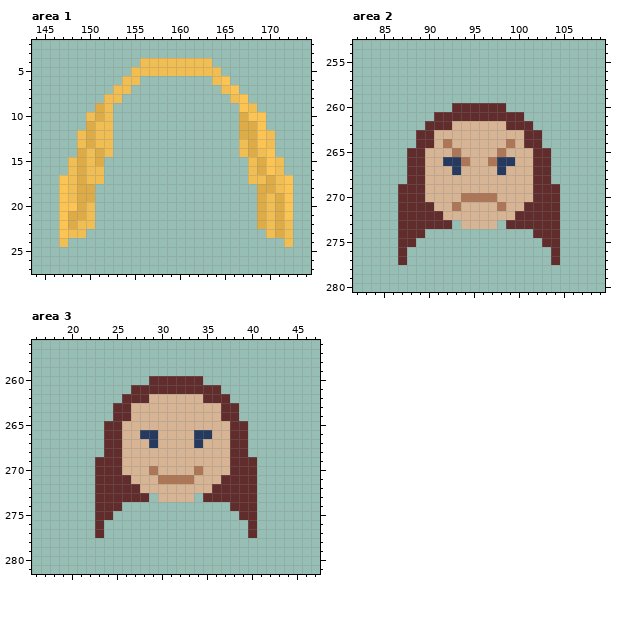
Pixel-art file, stored at assets/personas.aseprite. The picture above was drawn from the file before the commit.
512x512 pixels, 1 frame. Colours within 5 levels of each other are drawn and written as one. Shown: area 1: x 144..174, y 2..27; area 2: x 82..109, y 253..280; area 3: x 16..47, y 256..281.
Now the later version:
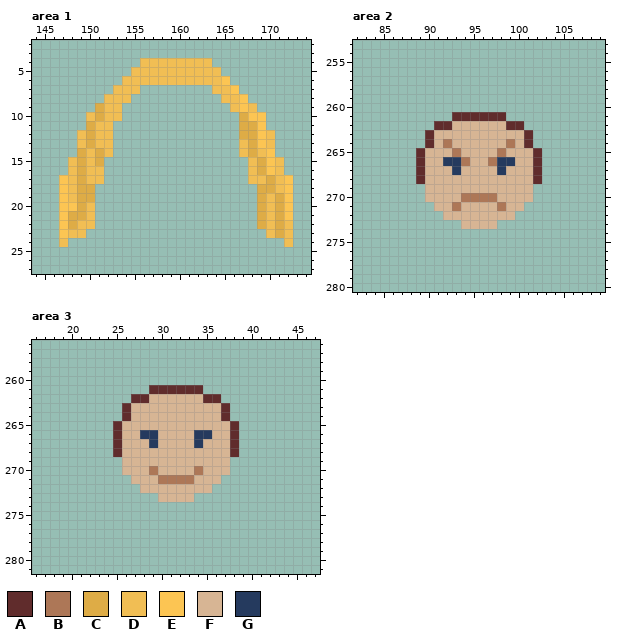
Palette (. is transparent): A #602c2c  B #ad7757  C #deac46  D #f1be54  E #fcc553  F #d7b594  G #253a5e
Changes in this commit:
Area 1, layer "Faces":
y 6: x 156..163 ........ -> DDDDDDDD
y 7: x 155 . -> D; x 164 . -> D
y 8: x 154 . -> D; x 165 . -> D
y 9: x 153 . -> D; x 166 . -> D
y 10: x 153 . -> D
Area 2, layer "Faces":
y 260: x 93..98 AAAAAA -> ......
y 261: x 91..92 AA -> ..; x 99..100 AA -> ..
y 262: x 90 A -> .; x 101 A -> .
y 263..264: x 89 A -> .; x 102 A -> .
y 265..268: x 88 A -> .; x 103 A -> .
y 269..270: x 87..89 AAA -> ...; x 102..104 AAA -> ...
y 271: x 87..90 AAAA -> ....; x 101..104 AAAA -> ....
y 272: x 87..91 AAAAA -> .....; x 100..104 AAAAA -> .....
y 273: x 87..92 AAAAAA -> ......; x 99..104 AAAAAA -> ......
y 274: x 87..89 AAA -> ...; x 102..104 AAA -> ...
y 275: x 87..88 AA -> ..; x 103..104 AA -> ..
y 276..277: x 87 A -> .; x 104 A -> .
Area 3, layer "Faces":
y 260: x 29..34 AAAAAA -> ......
y 261: x 27..28 AA -> ..; x 35..36 AA -> ..
y 262: x 26 A -> .; x 37 A -> .
y 263..264: x 25 A -> .; x 38 A -> .
y 265..268: x 24 A -> .; x 39 A -> .
y 269..270: x 23..25 AAA -> ...; x 38..40 AAA -> ...
y 271: x 23..26 AAAA -> ....; x 37..40 AAAA -> ....
y 272: x 23..27 AAAAA -> .....; x 36..40 AAAAA -> .....
y 273: x 23..28 AAAAAA -> ......; x 35..40 AAAAAA -> ......
y 274: x 23..25 AAA -> ...; x 38..40 AAA -> ...
y 275: x 23..24 AA -> ..; x 39..40 AA -> ..
y 276..277: x 23 A -> .; x 40 A -> .
